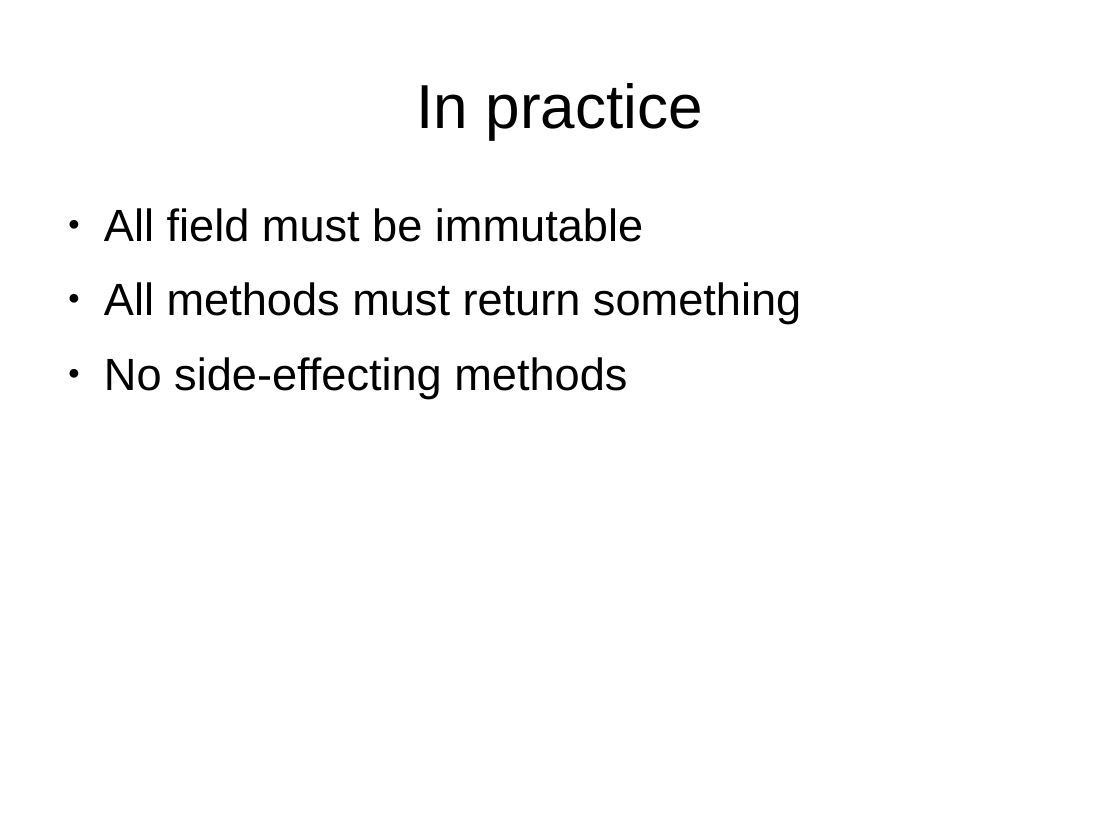
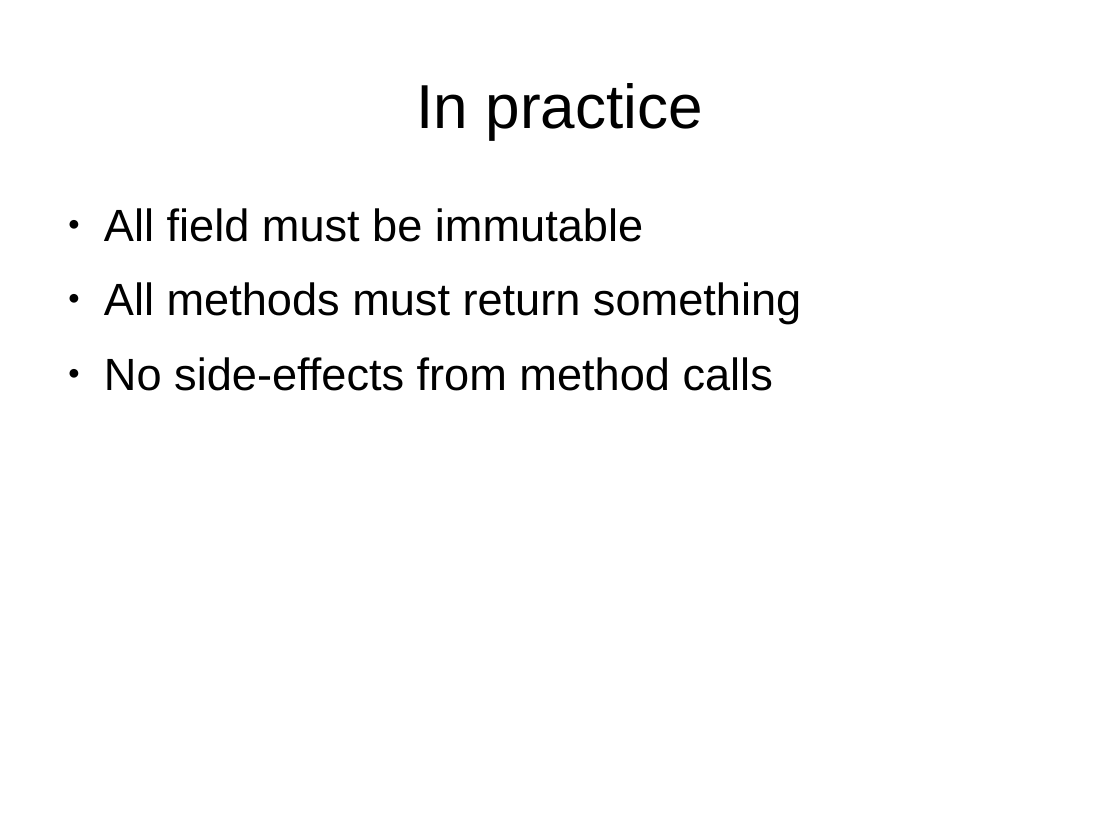
Before and after one commit to javaBin/scala-training-slides, a slide deck: slide 4 of 1.7 - functional_programming.odp. Drawn at 1120x840 pixels with LibreOffice and Linux fonts; fonts in the diff are those of the drawing; background and template pictures are left out. Boxes give left, top, right and bottom in pixels: in the first picture for what was removed or moved away, otherwise in the second. Text is boxed around its words. In the diff, an @@ line names an element or a change of style, - is before the commit and + after.

```diff
--- a/1.7 - functional_programming.odp
+++ b/1.7 - functional_programming.odp
@@ text at [104,357,773,391]: text changed @@
-● No side-effecting methods
+● No side-effects from method calls
```
Also in this commit, not shown: 3 other slides changed, 7 other files.
